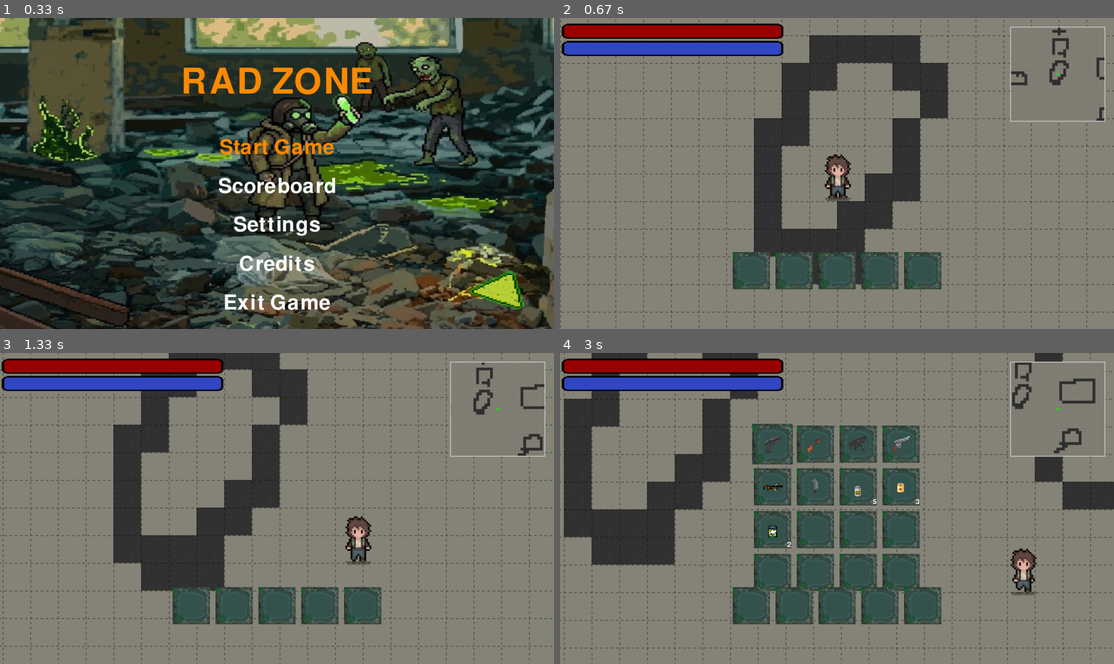
Above: before the commit, frames 1-4 (two rows, left to right).
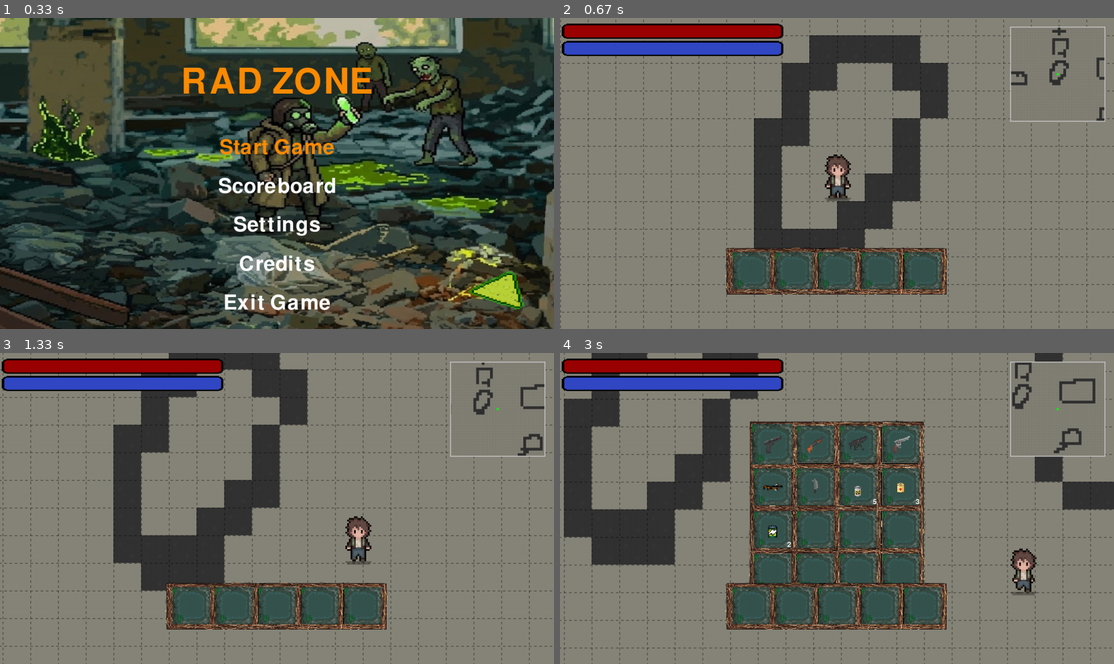
Above: after the commit, the same moments.

Repository: McM4nus/RAD_ZONE_pygame
Game: pygame game, started from RAD ZONE/current version/main.py
Two runs of this game, one before a commit and one after it. Both use one fixed random seed, a clock stepped at 60 frames per second and the inputs below.
Inputs (mouse positions are in pixels of both pictures, inside the frame that each line leads up to):
- Up to frame 1 (0.33 s): no input
- Up to frame 2 (0.67 s): press the mouse at (814, 185) at 0.37 s; move the mouse to (914, 176) at 0.47 s; release the mouse at (1014, 164) at 0.6 s
- Up to frame 3 (1.33 s): hold D 0.67-1.13 s; hold S from 1.17 s (still down)
- Up to frame 4 (3 s): release S at 1.47 s; tap E at 1.5 s; click (770, 443) at 1.88 s; hold D 2.17-2.8 s; tap Z at 2.23, 2.53, 2.9 s; hold S from 2.83 s (still down)

Frame 1 is identical in both runs. In frame 2, 1.9% of the frame differs, in the area x 29-70%, y 73-89%; in frame 3, 2.0%; in frame 4, 6.0%, in the area x 29-70%, y 21-89%.

Commit message:
Added background to inventory and hotbar

Diff:
--- a/RAD ZONE/current version/game.py
+++ b/RAD ZONE/current version/game.py
@@ -37,6 +37,8 @@
         )
 
         # Load assets
+
+
         map_surf, _ = ImageLoader.load(
             "RAD ZONE/current version/Graphics/Game_building_test.png",
             size=(7680, 6400)
@@ -153,8 +155,23 @@
             size=(64, 64)
         )[0]
 
+        inventory_bg = ImageLoader.load(
+            "RAD ZONE/current version/Graphics/Inventory_background.png"
+        )[0]
+
+        hotbar_bg = ImageLoader.load(
+            "RAD ZONE/current version/Graphics/Hotbar_background.png"
+        )[0]
+
+
         self._inventory_key_down = False
-        self._inventory = Inventory(socket_surf, item_data, (w, h))
+        self._inventory = Inventory(
+            socket_surf,
+            item_data,
+            (w, h),
+            inventory_bg,
+            hotbar_bg
+        )
 
         # --------- HOOFDMENU OBJECT ----------
         self._menu = Menu(
--- a/RAD ZONE/current version/inventory.py
+++ b/RAD ZONE/current version/inventory.py
@@ -3,10 +3,9 @@
 from item import Item
 
 class Inventory:
-    def __init__(self, socket_surf, item_data, screen_size):
-
-        self._drop_success = False
-        self._mouse_down_prev = False
+    def __init__(self, socket_surf, item_data, screen_size, inventory_bg, hotbar_bg):
+
+        w, h = screen_size
 
         self._open = False
         self._slots = []
@@ -17,8 +16,7 @@
         self._equipped_item = None
         self._mouse_down_prev = False
 
-        w, h = screen_size
-
+        # ---------- UI SCALE ----------
         self._ui_scale = 1.35
         base_size, base_gap = 64, 10
 
@@ -30,16 +28,61 @@
             (size, size)
         )
 
-        # --- Inventory grid (4x4) ---
+        # ---------- INVENTORY GRID ----------
         cols, rows = 4, 4
-
         inv_width = cols * size + (cols - 1) * gap
         inv_height = rows * size + (rows - 1) * gap
 
         start_x = (w - inv_width) // 2 + size // 2
         start_y = (h - inv_height) // 2 + size // 2
 
-
+        # ---------- HOTBAR ----------
+        hotbar_slots = 5
+        hotbar_width = hotbar_slots * size + (hotbar_slots - 1) * gap
+        hotbar_y = h - int(100 * self._ui_scale)
+        hotbar_start_x = (w - hotbar_width) // 2 + size // 2
+
+        # ---------- BACKGROUNDS ----------
+        bg_padding_x = int(size * 1.6)
+        bg_padding_y = int(size * 1.6)
+
+        self._inventory_bg = pygame.transform.scale(
+            inventory_bg,
+            (
+                inv_width + bg_padding_x,
+                inv_height + bg_padding_y
+            )
+        )
+
+
+        hotbar_padding_x = int(size * 0.4)
+        hotbar_padding_y = int(size * 0.3)
+
+        self._hotbar_bg = pygame.transform.scale(
+            hotbar_bg,
+            (
+                hotbar_width + hotbar_padding_x,
+                size + hotbar_padding_y
+            )
+        )
+
+
+        offset_x = int(size * 0.3)   # right
+        offset_y = int(size * 0.67)   # down
+
+        self._inventory_bg_rect = self._inventory_bg.get_rect(
+            center=(
+                w // 2 + offset_x,
+                h // 2 + offset_y
+            )
+        )
+
+
+        self._hotbar_bg_rect = self._hotbar_bg.get_rect(
+            center=(w // 2, hotbar_y)
+        )
+
+        # ---------- CREATE INVENTORY SLOTS ----------
         for row in range(rows):
             for col in range(cols):
                 pos = (
@@ -48,12 +91,7 @@
                 )
                 self._slots.append(Slot(self._socket_surf, pos))
 
-        # --- Hotbar (5 slots) ---
-        hotbar_slots = 5
-        hotbar_width = hotbar_slots * size + (hotbar_slots - 1) * gap
-        hotbar_y = h - int(100 * self._ui_scale)
-        hotbar_start_x = (w - hotbar_width) // 2 + size // 2
-
+        # ---------- CREATE HOTBAR SLOTS ----------
         for i in range(hotbar_slots):
             pos = (
                 hotbar_start_x + i * (size + gap),
@@ -61,10 +99,8 @@
             )
             self._hotbar.append(Slot(self._socket_surf, pos))
 
-        # --- Spawn test weapons ---
-        # --- Spawn ALL weapons into inventory ---
+        # ---------- SPAWN ITEMS ----------
         slot_index = 0
-
         for item_id, data in item_data.items():
             if slot_index >= len(self._slots):
                 break
@@ -80,6 +116,7 @@
 
             self._slots[slot_index].set_item(item)
             slot_index += 1
+
 
 
     # ---------- GETTERS ----------
@@ -160,13 +197,22 @@
 
 
     def draw(self, screen):
+        # ---------- INVENTORY (only when open) ----------
         if self._open:
+            # draw inventory background
+            screen.blit(self._inventory_bg, self._inventory_bg_rect)
+
+            # draw inventory slots
             for slot in self._slots:
                 slot.draw(screen)
 
+        # ---------- HOTBAR (always visible) ----------
+        screen.blit(self._hotbar_bg, self._hotbar_bg_rect)
+
         for slot in self._hotbar:
             slot.draw(screen)
 
+        # ---------- DRAGGED ITEM (top layer) ----------
         if self._dragged_item:
             surf = self._dragged_item.get_weapon_surface()
             if surf is None:
Binary file added: RAD ZONE/current version/Graphics/Hotbar_background.png
Binary file added: RAD ZONE/current version/Graphics/Inventory_background.png
